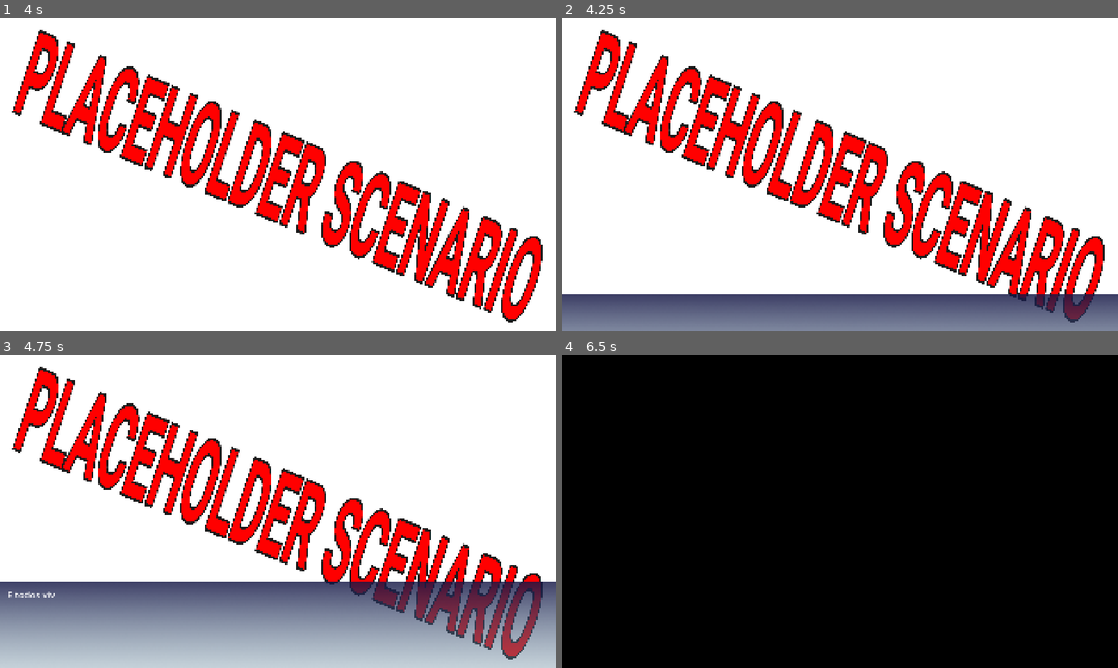
Above: before the commit, frames 1-4 (two rows, left to right).
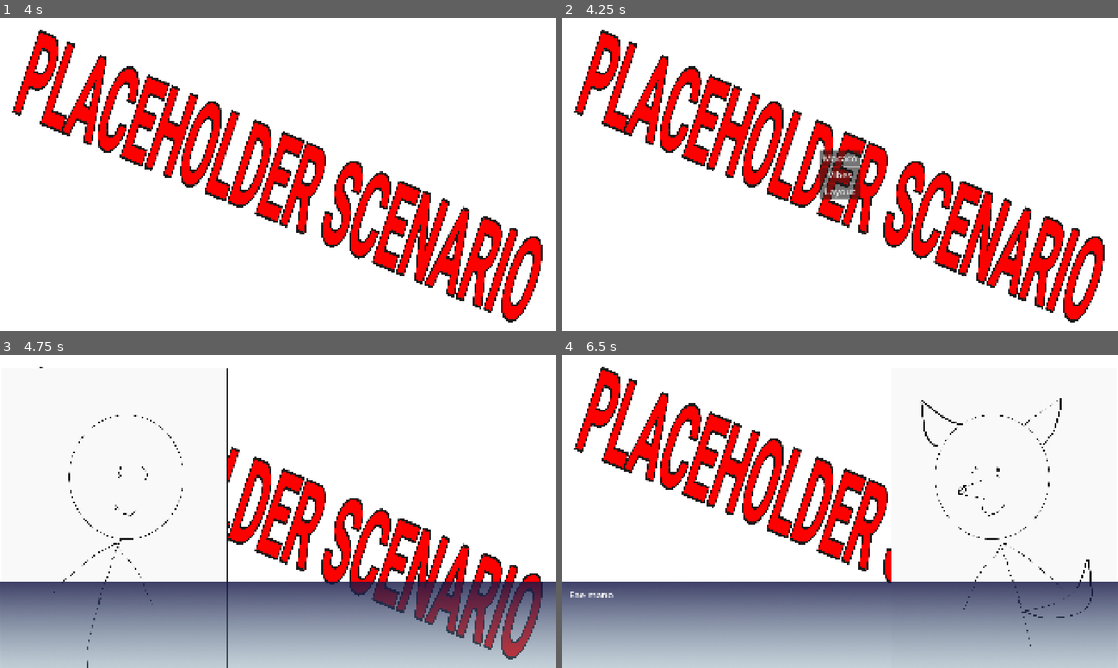
Above: after the commit, the same moments.

Repository: ricardobusta/globalgamejam2026
Game: Godot game, scene res://scenes/title.tscn
Same seed, same stepped clock (60 frames per second), same inputs: the game is played once before the commit and once after it.
Inputs (mouse positions are in pixels of both pictures, inside the frame that each line leads up to):
- Up to frame 1 (4 s): click "Play" at 0.5 s; move the mouse to (400, 158) at 1.27 s; click (400, 158) at 1.42 s; tap Enter at 2 s; move the mouse to (166, 190) at 2.02 s; click (166, 190) at 2.17 s; move the mouse to (333, 105) at 2.77 s; click (333, 105) at 2.92 s; tap Space at 3.5 s; move the mouse to (250, 237) at 3.52 s; click (250, 237) at 3.67 s
- Up to frame 2 (4.25 s): no input
- Up to frame 3 (4.75 s): click (278, 495) at 4.25 s, where only the run after the commit has a clickable "Macaco"
- Up to frame 4 (6.5 s): move the mouse to (1006, 558) at 5.02 s; click (1006, 558) at 5.17 s; click (840, 511) at 5.75 s, where only the run after the commit has a clickable "Vibes"

Frame 1 is identical in both runs. In frame 2, 13% of the frame differs, in the area x 0-100%, y 42-100%; in frame 3, 7.1%; in frame 4, 100%, in the area x 0-100%, y 0-100%.

Commit message:
add options

Diff:
--- a/furto/assets/ui/vn_canvas.tscn
+++ b/furto/assets/ui/vn_canvas.tscn
@@ -1,6 +1,7 @@
 [gd_scene format=3 uid="uid://c3u8e8mj4b84h"]
 
 [ext_resource type="Texture2D" uid="uid://dccxrtcsne7xs" path="res://assets/ui/text_bg.png" id="1_k31s1"]
+[ext_resource type="Theme" uid="uid://dj207vo5msjl7" path="res://themes/options_button_theme.tres" id="2_6ds0g"]
 
 [sub_resource type="Theme" id="Theme_7biu0"]
 RichTextLabel/font_sizes/normal_font_size = 32
@@ -47,6 +48,25 @@
 theme = SubResource("Theme_7biu0")
 text = "Lorem ipsum dolor sit amet, consectetur adipiscing elit. Aenean finibus lacinia euismod. Vestibulum et lectus d …(259 unchanged characters)…
 
+[node name="OptionsLayout" type="VBoxContainer" parent="Root" unique_id=1762454750]
+layout_mode = 1
+anchors_preset = 8
+anchor_left = 0.5
+anchor_top = 0.5
+anchor_right = 0.5
+anchor_bottom = 0.5
+offset_left = -71.0
+offset_top = -26.5
+offset_right = 71.0
+offset_bottom = 26.5
+grow_horizontal = 2
+grow_vertical = 2
+
+[node name="OptionTemplateButton" type="Button" parent="Root/OptionsLayout" unique_id=1235434720]
+layout_mode = 2
+theme = ExtResource("2_6ds0g")
+text = "Option 1"
+
 [node name="FadePanel" type="ColorRect" parent="Root" unique_id=1869603807]
 visible = false
 layout_mode = 1
--- a/furto/code/vn/gameplay_controller.gd
+++ b/furto/code/vn/gameplay_controller.gd
@@ -10,10 +10,20 @@
 	await vn_controller.set_location(placeholder_location, 0.0)
 	await vn_controller.show_texts(["Toasty","massa"], protagonist)
 	await vn_controller.show_text("Eae mano", fursuit_maker)
+
+	while true:
+		var result = await vn_controller.show_options(["Macaco", "Vibes", "Layout"])
+		match result:
+			0:
+				await vn_controller.show_text("É, não, é?", protagonist)
+			1:
+				await vn_controller.show_text("Eae mano", fursuit_maker)
+			2:
+				await vn_controller.show_text("Design", null)
+		if result == 2:
+			break
+
 	await vn_controller.show_text("E todos viveram felizes para sempre", null)
 	await vn_controller.set_location(placeholder_location, 1.0)
 	await vn_controller.show_text("a", null)
 	await vn_controller.show_text("b", null)
-
-	var result = await vn_controller.show_options(["OptionA", "OptionB", "OptionC"])
-	await vn_controller.show_text("Você escolheu {result}", null)
--- a/furto/code/vn/vn_controller.gd
+++ b/furto/code/vn/vn_controller.gd
@@ -5,6 +5,8 @@
 @onready var vn_text_panel : TextureRect = $"../VNCanvas/Root/TextPanel"
 @onready var vn_text_label : RichTextLabel = $"../VNCanvas/Root/TextPanel/TextLabel"
 @onready var vn_fade_panel : ColorRect = $"../VNCanvas/Root/FadePanel"
+@onready var vn_options_layout : BoxContainer = $"../VNCanvas/Root/OptionsLayout"
+@onready var vn_options_template_button : Button = $"../VNCanvas/Root/OptionsLayout/OptionTemplateButton"
 @onready var location_canvas : CanvasLayer = $"../LocationCanvas"
 @onready var character_canvas: CanvasLayer = $"../CharacterCanvas"
 
@@ -14,10 +16,21 @@
 const vn_text_animate_text_duration_per_char: float = 0.02
 
 var location_node: LocationRoot
+var option_buttons: Array[Button] = []
+var option_selected_index: int
 
 func _ready():
 	vn_text_panel.visible = false
 	vn_fade_panel.visible = false
+	vn_options_template_button.visible = false
+	option_buttons.append(vn_options_template_button)
+	vn_options_template_button.pressed.connect(_on_options_button_pressed.bind(0))
+	for i in range(4):
+		var button:= vn_options_template_button.duplicate()
+		vn_options_layout.add_child(button)
+		option_buttons.append(button)
+		button.pressed.connect(_on_options_button_pressed.bind(i+1))
+
 
 func load_character(res: String) -> CharacterRoot:
 	var packed_character := load(res)
@@ -28,9 +41,11 @@
 	c.position.y = 1080
 	return c
 
+
 func unload_all_characters():
 	for child in character_canvas.get_children():
 		child.queue_free()
+
 
 func set_location(res: String, fade_duration: float) -> void:
 	if fade_duration > 0 and location_node:
@@ -55,8 +70,10 @@
 		await tween.finished
 		vn_fade_panel.visible = false
 
+
 func show_text(text: String, character: CharacterRoot) -> void:
 	await show_texts([text], character)
+
 
 func show_texts(texts: Array[String], character: CharacterRoot) -> void:
 	vn_text_panel.visible = true
@@ -98,11 +115,34 @@
 
 	vn_text_panel.visible = false
 
+
 func wait_for_click() -> void:
 	while true:
 		await get_tree().process_frame
 		if Input.is_mouse_button_pressed(MOUSE_BUTTON_LEFT):
 			return
 
+
 func show_options(options: Array[String]) -> int:
-	return 0
+	for i in range(len(option_buttons)):
+		var button = option_buttons[i]
+		if i < len(options):
+			button.visible = true
+			button.text = options[i]
+		else:
+			button.visible = false
+
+	option_selected_index = -1
+	while option_selected_index == -1:
+		await get_tree().process_frame
+
+	for i in range(len(option_buttons)):
+		var button = option_buttons[i]
+		button.visible = false
+
+	return option_selected_index
+
+
+func _on_options_button_pressed(index: int) -> void:
+	option_selected_index = index
+	print("option pressed: %d" % index)
--- /dev/null
+++ b/furto/themes/options_button_theme.tres
@@ -0,0 +1,4 @@
+[gd_resource type="Theme" format=3 uid="uid://dj207vo5msjl7"]
+
+[resource]
+Button/font_sizes/font_size = 32
